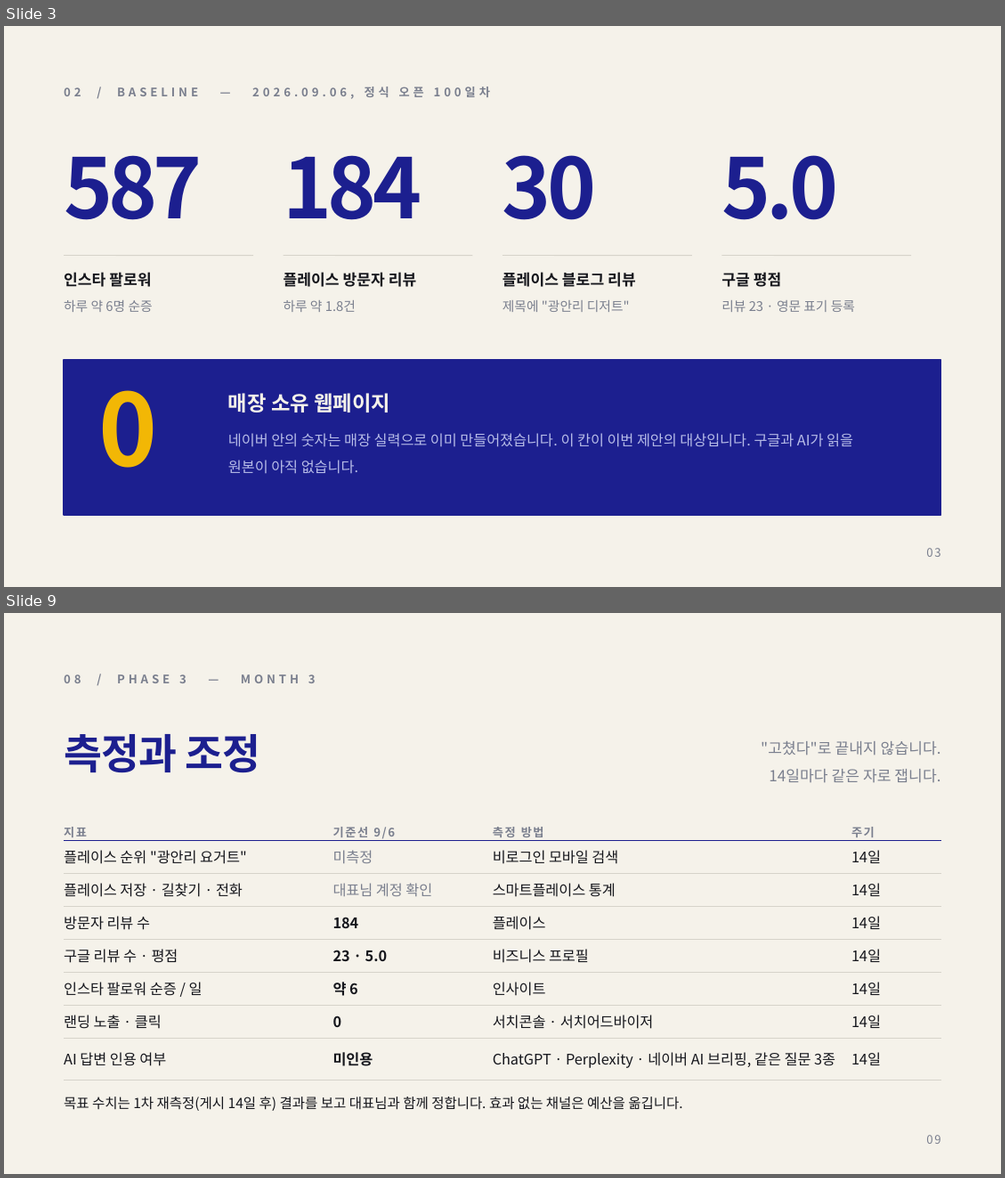
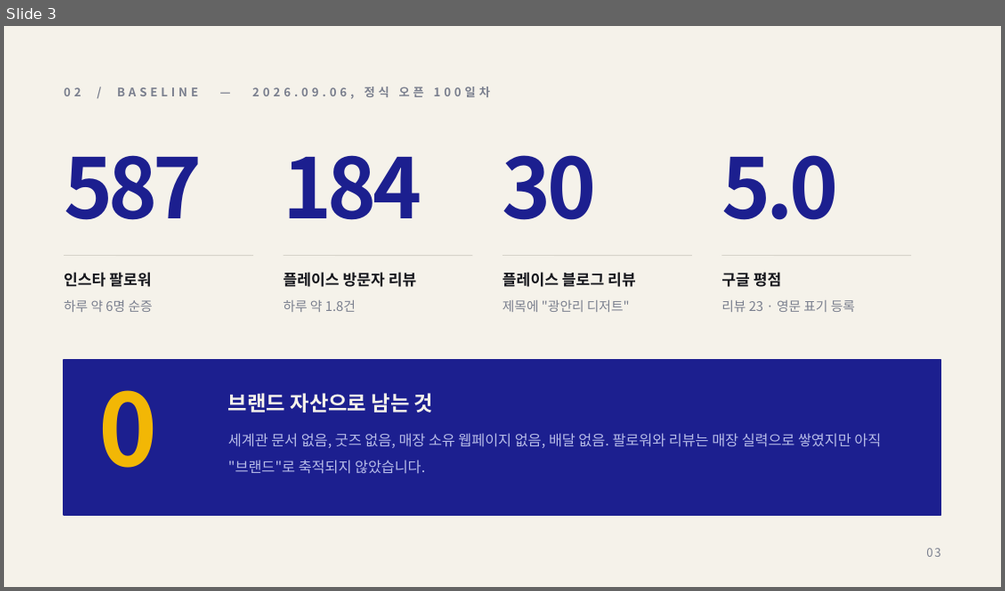
Before and after one commit to severaljama-hue/advertising-agency, a slide deck: docs/sydney-yogurt-lab/proposal.pptx. Shown one above the other, each under a label of ours: slides 3 and 9 before the commit, slide 3 after it; the slides between them are not shown. The pictures are 1005x1178 and 1005x591 pixels, drawn with LibreOffice and Linux fonts; fonts in the diff are those of the drawing. Boxes give left, top, right and bottom in pixels: in the first picture for what was removed or moved away, otherwise in the second. Text is boxed around its words. In the diff, an @@ line names an element or a change of style, - is before the commit and + after.

```diff
--- a/docs/sydney-yogurt-lab/proposal.pptx
+++ b/docs/sydney-yogurt-lab/proposal.pptx
@@ slide 9 removed at (x1=4, y1=613, x2=1001, y2=1174), background #F5F2EA @@
@@ text removed at (x1=64, y1=674, x2=316, y2=683) @@
-08 / PHASE 3 — MONTH 3
@@ text removed at (x1=64, y1=734, x2=260, y2=773) @@
-측정과 조정
@@ text removed at (x1=760, y1=741, x2=941, y2=783) @@
-"고쳤다"로 끝내지 않습니다.
-14일마다 같은 자로 잽니다.
@@ table removed at (x1=64, y1=807, x2=941, y2=1071), 8 rows, 4 columns @@
-지표 | 기준선 9/6 | 측정 방법 | 주기
-플레이스 순위 "광안리 요거트" | 미측정 | 비로그인 모바일 검색 | 14일
-플레이스 저장 · 길찾기 · 전화 | 대표님 계정 확인 | 스마트플레이스 통계 | 14일
-방문자 리뷰 수 | 184 | 플레이스 | 14일
-구글 리뷰 수 · 평점 | 23 · 5.0 | 비즈니스 프로필 | 14일
-인스타 팔로워 순증 / 일 | 약 6 | 인사이트 | 14일
-랜딩 노출 · 클릭 | 0 | 서치콘솔 · 서치어드바이저 | 14일
-AI 답변 인용 여부 | 미인용 | ChatGPT · Perplexity · 네이버 AI 브리핑, 같은 질문 3종 | 14일
@@ text removed at (x1=64, y1=1096, x2=682, y2=1111) @@
-목표 수치는 1차 재측정(게시 14일 후) 결과를 보고 대표님과 함께 정합니다. 효과 없는 채널은 예산을 옮깁니다.
@@ text removed at (x1=891, y1=1128, x2=941, y2=1148) @@
-09
@@ slide 3 changed as well @@
@@ text at (x1=228, y1=393, x2=433, y2=412): text changed @@
-매장 소유 웹페이지
+브랜드 자산으로 남는 것
@@ text at (x1=228, y1=433, x2=881, y2=474): text changed @@
-네이버 안의 숫자는 매장 실력으로 이미 만들어졌습니다. 이 칸이 이번 제안의 대상입니다. 구글과 AI가 읽을 원본이 아직 없습니다.
+세계관 문서 없음, 굿즈 없음, 매장 소유 웹페이지 없음, 배달 없음. 팔로워와 리뷰는 매장 실력으로 쌓였지만 아직 "브랜드"로 축적되지 않았습니다.
```
Also in this commit, not shown: 2 other slides changed, 11 slides added, 8 other slides removed, 1 other file.
